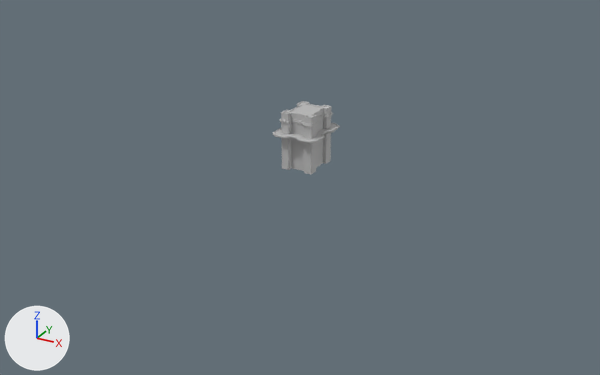
Before and after pictures for a commit that changed the FBX model Skyrates/Assets/Resources/Meshes/Fort/SM_Fort_Tower_00.fbx.
One viewpoint serves both versions: a 50 mm camera at (149.0, -277.0, 127.0) aimed at (4.0, -13.0, -5.0). The axes (+X, +Y, +Z) are drawn at lower left. The lights are the same throughout. Where no turn or scale is listed for an object, it has been applied to the vertices.

Objects in the first picture: 'SM_Fort_Tower_00'.
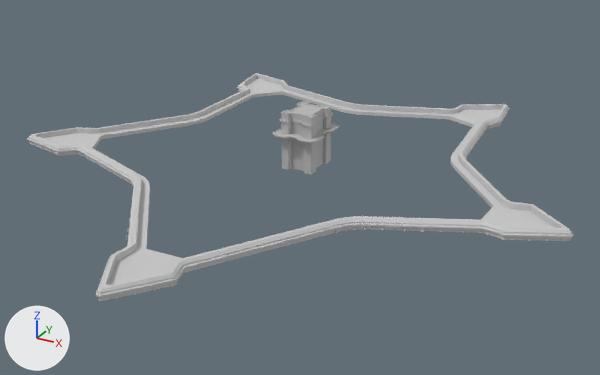
What differs and where, as boxes (x1, y1, x2, y2) in the pictures (600 x 375 px):
'fort_wall_complete', added
    after: (27, 73, 573, 301)

The change in detail:
Material '01 - Default' (mat_01___default) is new.
Its base color is (0.588, 0.588, 0.588) (light grey #cacaca).
Its roughness is 0.859.
Mesh me_mesh_010 is new.
It has 1980 vertices, 1330 faces and spans x -118.0..110.0, y -123.0..105.0, z 0.0..4.0.
It uses material mat_01___default (light grey #cacaca).
Object 'fort_wall_complete' (ob_fort_wall_complete) is new; it shows me_mesh_010.
Its location is (0.0, 0.0, 0.0).
